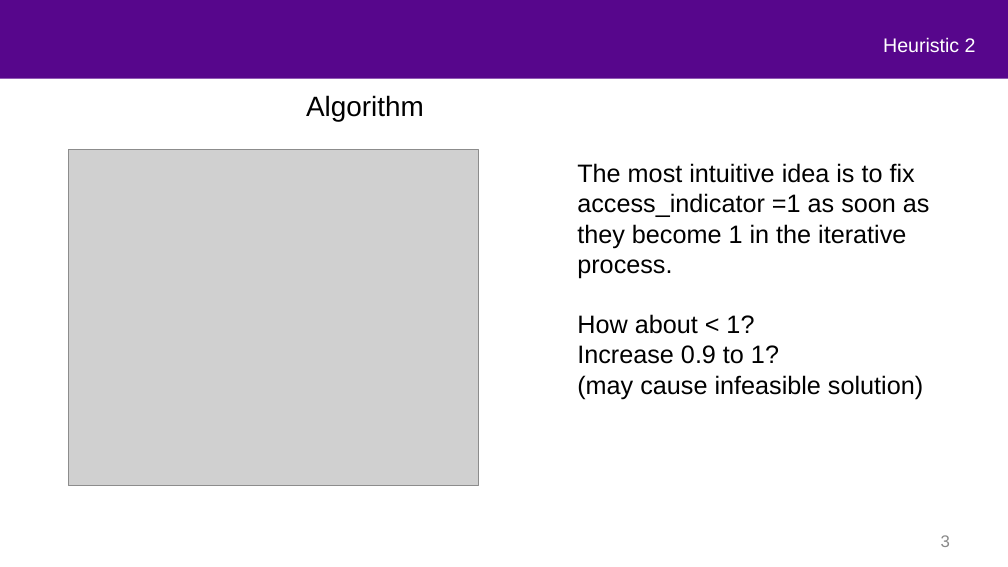
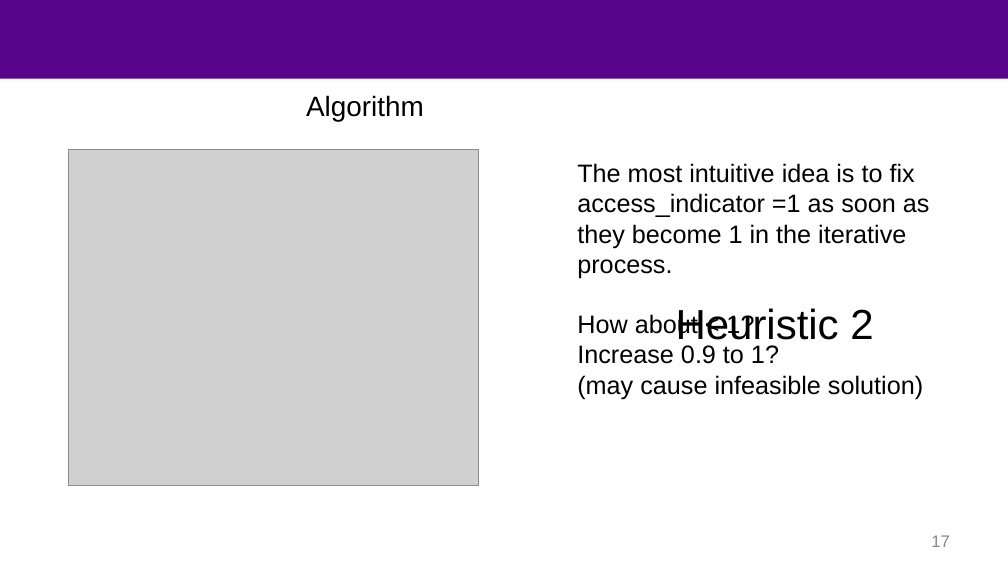
Before and after one commit to mustafafu/mec_request_routing, a slide deck: slide 17 of common_script/part2.pptx (slide 3 before the commit). Drawn at 1008x567 pixels with LibreOffice and Linux fonts; fonts in the diff are those of the drawing; grey boxes stand for pictures; background and template pictures are left out. Boxes give left, top, right and bottom in pixels: in the first picture for what was removed or moved away, otherwise in the second. Text is boxed around its words. In the diff, an @@ line names an element or a change of style, - is before the commit and + after.

```diff
--- a/common_script/part2.pptx
+++ b/common_script/part2.pptx
@@ text "Heuristic 2" moved from (x1=883, y1=37, x2=976, y2=53) to (x1=676, y1=308, x2=873, y2=348) @@
@@ text "Heuristic 2" at (x1=676, y1=308, x2=873, y2=348): size 18.7 to 40 pt, text colour #FFFFFF to #000000; alignment right to centre; more space between paragraphs; vertical alignment top to middle @@
@@ page number at (x1=931, y1=535, x2=950, y2=547): text changed @@
-3
+17
```
Also in this commit, not shown: 4 other slides changed, 14 slides added.
